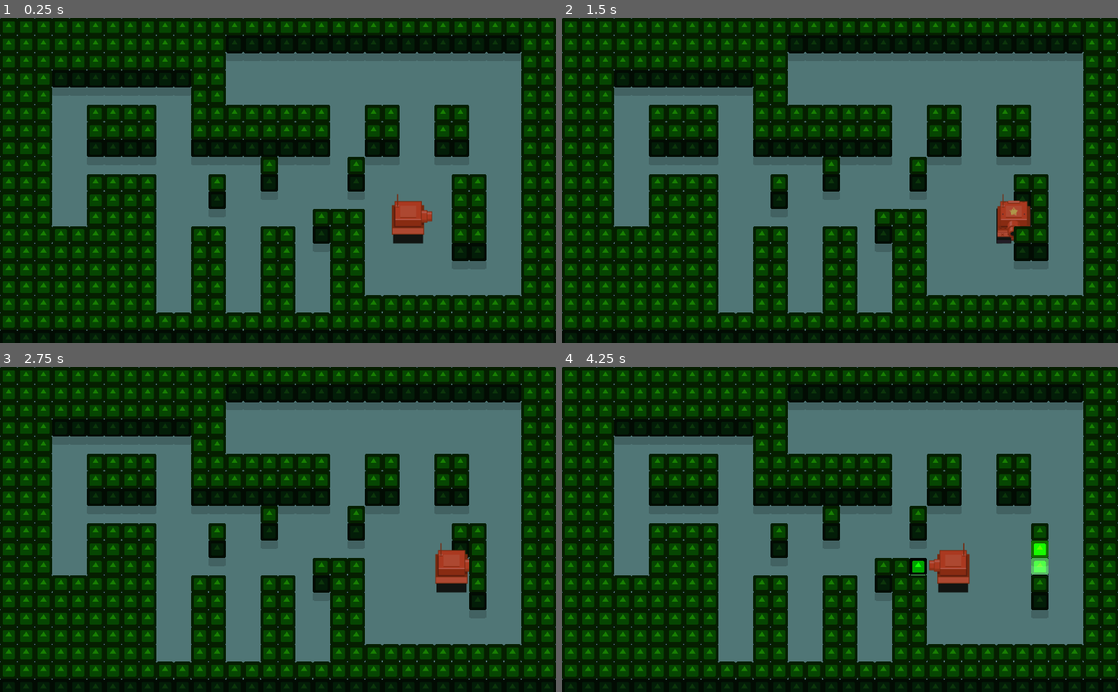
Above: before the commit, frames 1-4 (two rows, left to right).
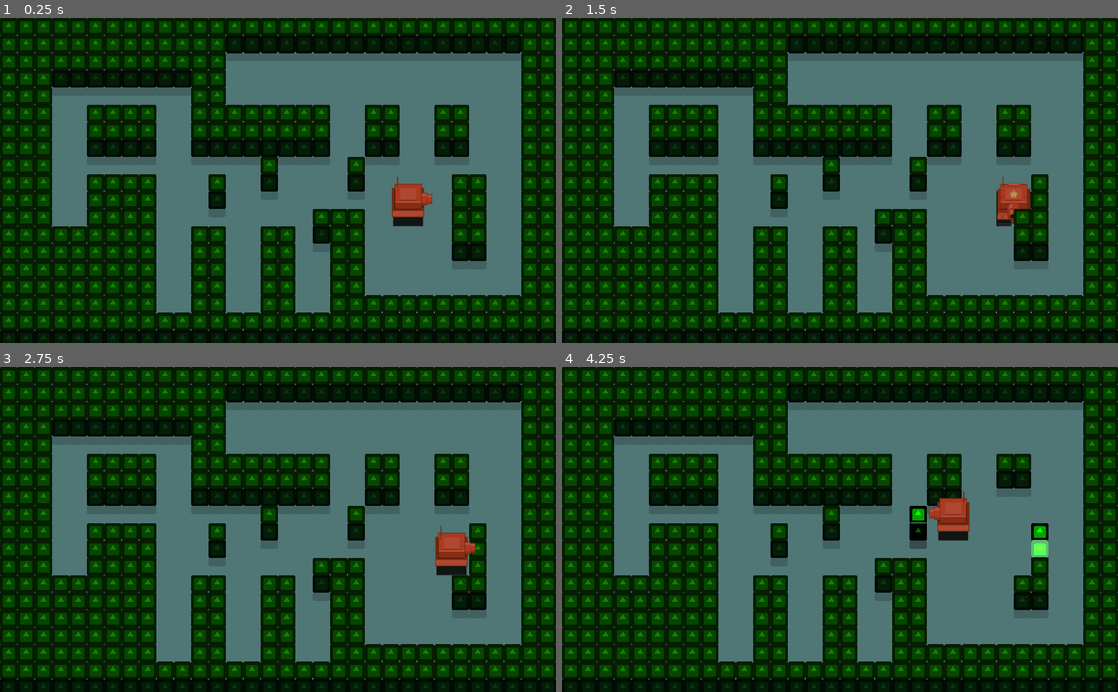
Above: after the commit, the same moments.

Repository: Godot-en-Espanol/Node-City
Game: Godot game, scene res://Prototipos/Scene/TestScene.tscn
The game is run twice, just before and just after one commit, with the same random seed, the same clock (stepped at 60 frames per second) and the same inputs. The engine's default icon, where the game draws it, is replaced by a stand-in: a white triangle on a blue panel in a dark square.
Inputs:
- Up to frame 1 (0.25 s): no input
- Up to frame 2 (1.5 s): tap Enter (ui_accept) at 0.5, 0.77 s; hold Right (ui_right) 0.53-1.28 s; hold Down (ui_down) from 1.28 s (still down)
- Up to frame 3 (2.75 s): tap Enter (ui_accept) at 1.52, 2 s; release Down (ui_down) at 2.03 s; hold Right (ui_right) from 2.03 s (still down)
- Up to frame 4 (4.25 s): tap Enter (ui_accept) at 2.75, 3.02, 3.5, 3.77 s; release Right (ui_right) at 2.78 s; hold Up (ui_up) 2.78-3.53 s; hold Left (ui_left) from 3.53 s (still down)

The runs differ from the first frame. In frame 1, 1.1% of the frame differs, in the area x 70-78%, y 48-70%; in frame 2, 1.0%; in frame 3, 1.3%; in frame 4, 3.3%, in the area x 62-88%, y 32-75%.

Commit message:
Se corrige la posición de los nodos en el tanque

Diff:
--- a/Proyecto/Prototipos/Scene/Tank/Tank.gd
+++ b/Proyecto/Prototipos/Scene/Tank/Tank.gd
@@ -20,8 +20,7 @@
 	move_size = tile_size / 4
 	_snap_position()
 
-func _physics_process(delta : float) -> void:
-
+func _physics_process(_delta : float) -> void:
 	var _direction : Vector2
 
 	_direction.x = Input.get_action_strength("ui_right") - Input.get_action_strength("ui_left")
@@ -32,7 +31,7 @@
 
 		current_direction = _direction
 
-		body.look_at(global_position + _direction)
+		body.look_at(body.global_position + _direction)
 		animation_tree.set("parameters/blend_position", _direction)
 
 		if !moving:
--- a/Proyecto/Prototipos/Scene/Tank/Tank.tscn
+++ b/Proyecto/Prototipos/Scene/Tank/Tank.tscn
@@ -98,9 +98,11 @@
 bullet = ExtResource( 1 )
 
 [node name="CollisionShape2D" type="CollisionShape2D" parent="."]
+position = Vector2( 0, -32 )
 shape = SubResource( 1 )
 
 [node name="Body" type="Node2D" parent="."]
+position = Vector2( 0, -32 )
 
 [node name="CollisionDetector" type="Node2D" parent="Body"]
 script = ExtResource( 4 )
@@ -127,7 +129,7 @@
 playback_process_mode = 0
 
 [node name="spritesheet" type="Sprite" parent="."]
-position = Vector2( 0, -13 )
+position = Vector2( 0, -45 )
 texture = ExtResource( 3 )
 hframes = 4
 frame = 2
